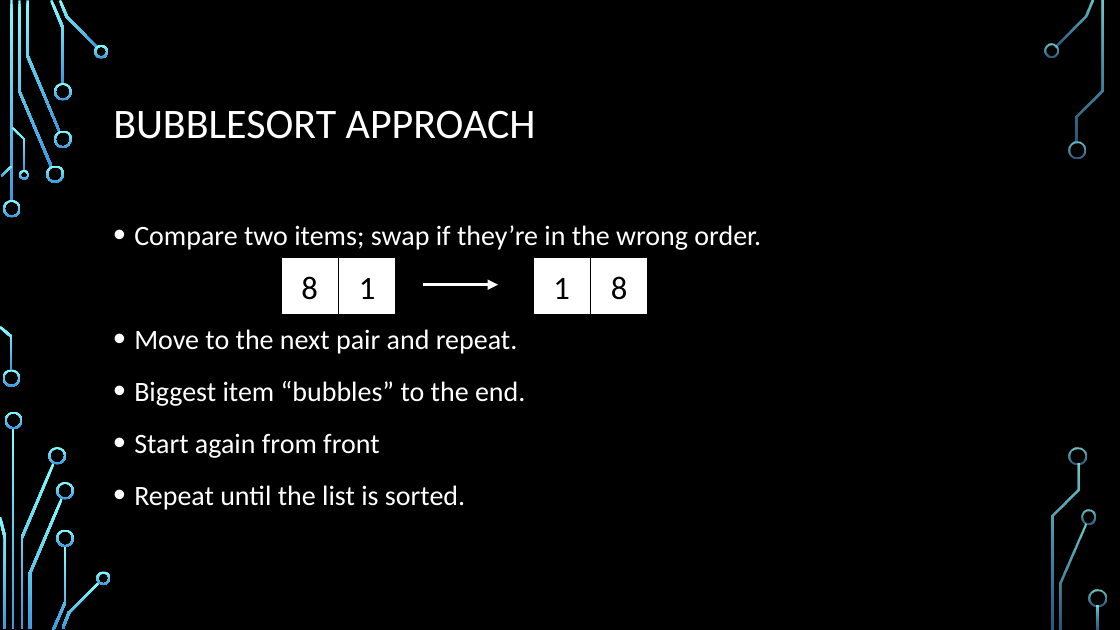
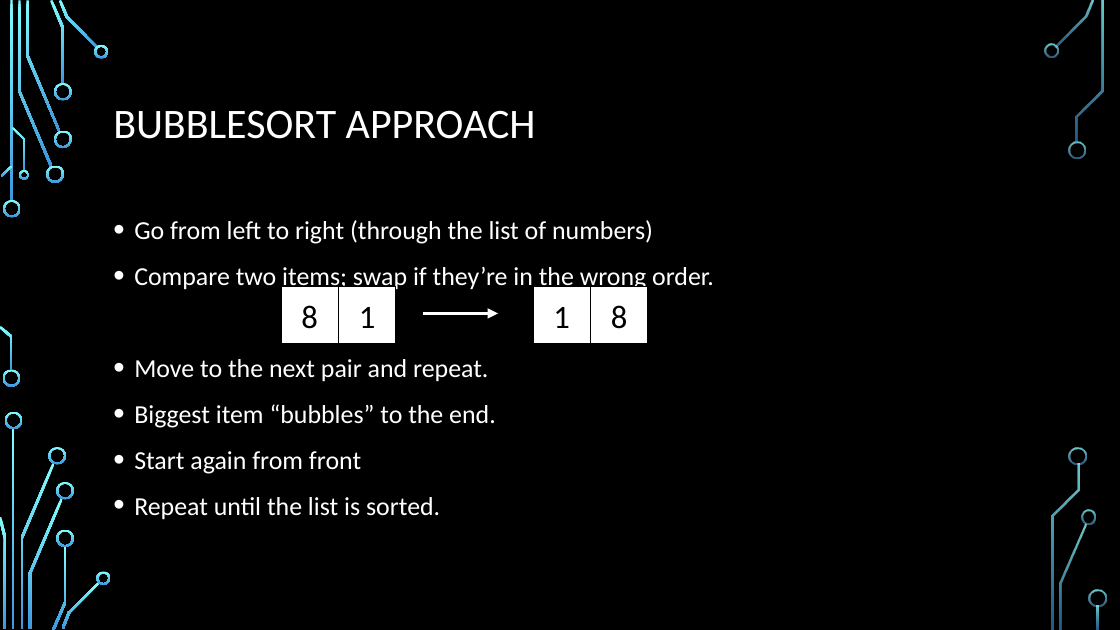
Before and after one commit to Fabianstw/MiniGamesArduino, a slide deck: slide 11 of LearningUnit/Presentation/BubbleSortTheoryWeek1.pptx (slide 10 before the commit). Drawn at 1120x630 pixels with LibreOffice and Linux fonts; fonts in the diff are those of the drawing; background and template pictures are left out. Boxes give left, top, right and bottom in pixels: in the first picture for what was removed or moved away, otherwise in the second. Text is boxed around its words. In the diff, an @@ line names an element or a change of style, - is before the commit and + after.

Commit message:
Finished presentation about bubble sort for students

```diff
--- a/LearningUnit/Presentation/BubbleSortTheoryWeek1.pptx
+++ b/LearningUnit/Presentation/BubbleSortTheoryWeek1.pptx
@@ text at [134,220,653,244]: paragraph added @@
+• Go from left to right (through the list of numbers)
@@ text at [134,267,714,520]: size 24 to 22.2 pt in "Compare two items; swap if they’re in ...", "Move to the next pair and repeat.", "Biggest item “bubbles” to the end.", "Start again from front" and 1 more places; line spacing 1.2 to 1.1 @@
@@ 4 rectangles, 1 arrow: place and size @@
-4 rectangles, 1 arrow at [281,258,648,315]
+4 rectangles, 1 arrow at [281,287,648,344]
```
Also in this commit, not shown: 6 other slides changed, 2 slides added.
